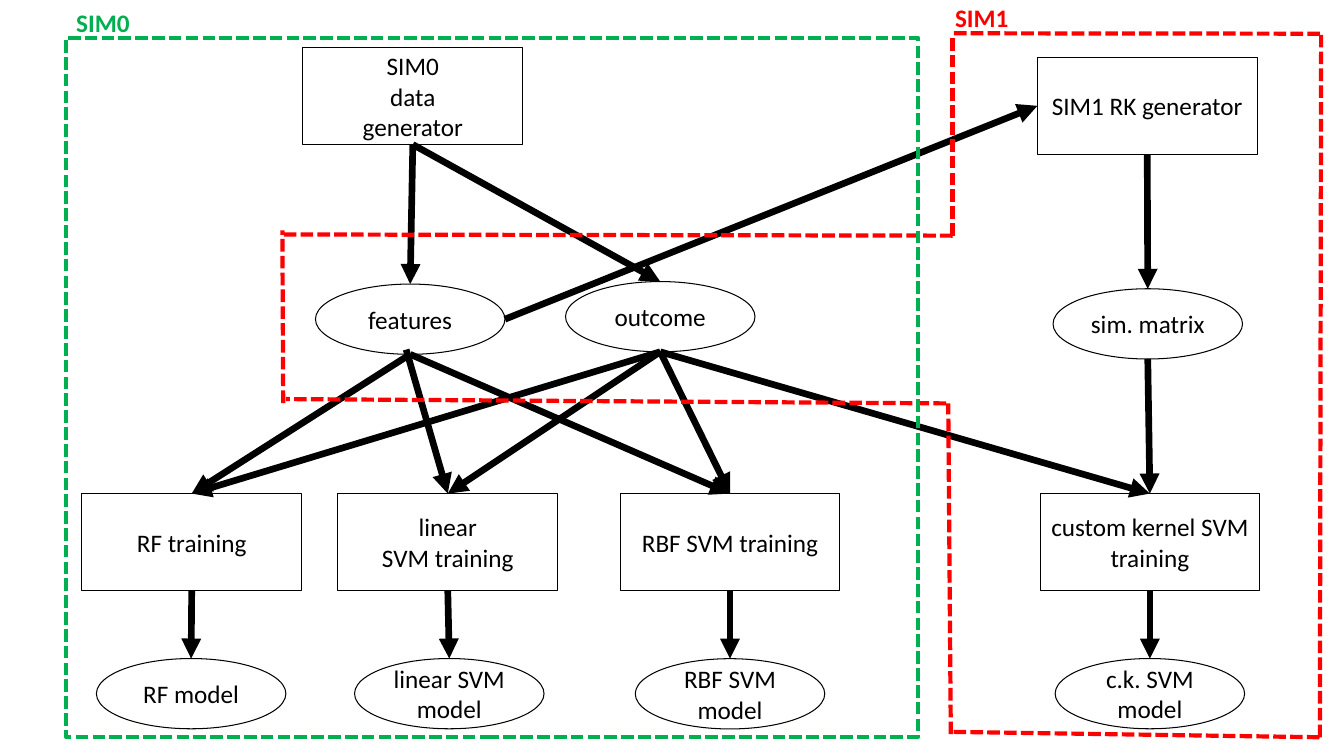
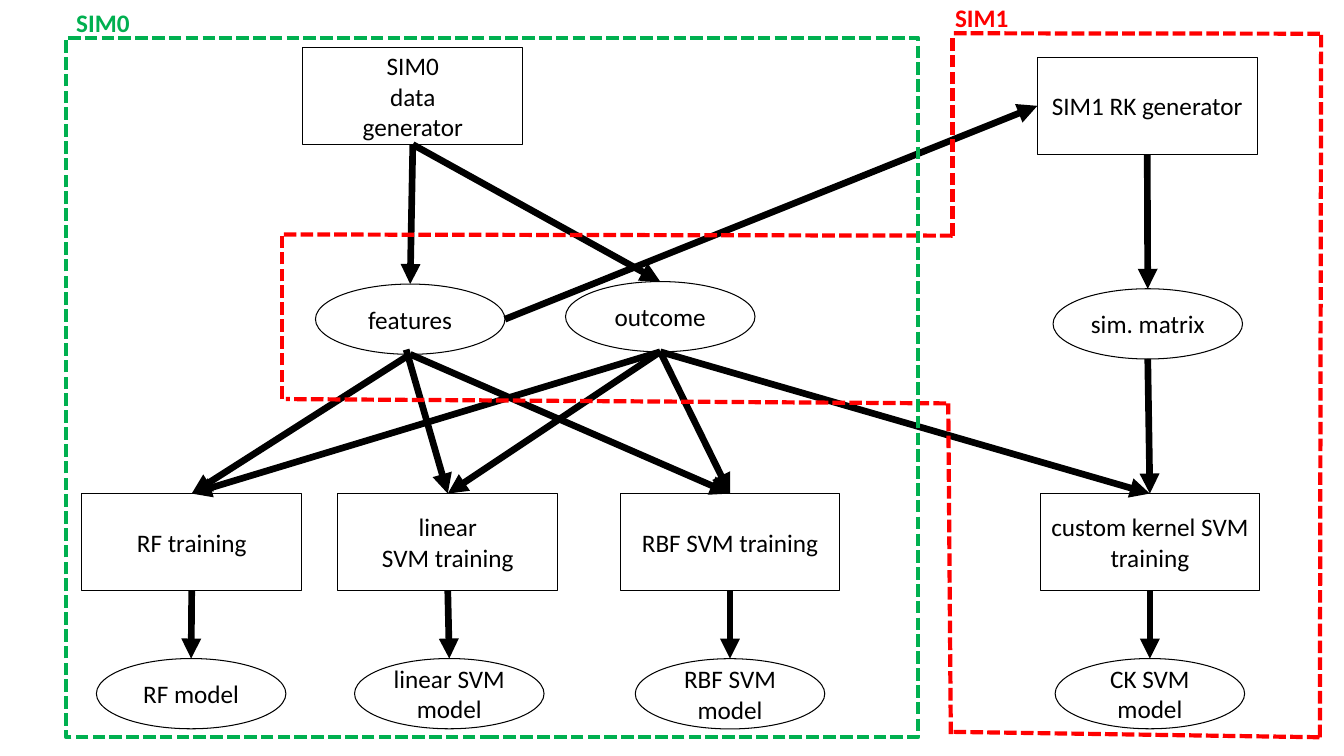
Before and after one commit to davidcraft/SimKern, a slide deck: slide 1 of documents/terminology_figure.pptx. Drawn at 1344x756 pixels with LibreOffice and Linux fonts; fonts in the diff are those of the drawing. Boxes give left, top, right and bottom in pixels: in the first picture for what was removed or moved away, otherwise in the second. Text is boxed around its words. In the diff, an @@ line names an element or a change of style, - is before the commit and + after.

Commit message:
figure cosmetics

```diff
--- a/documents/terminology_figure.pptx
+++ b/documents/terminology_figure.pptx
@@ line moved from (283, 403) - (282, 231) to (282, 399) - (282, 236) @@
@@ text in ellipse at bbox=[1110, 671, 1189, 718]: text changed @@
-c.k. SVM model
+CK SVM model
```
